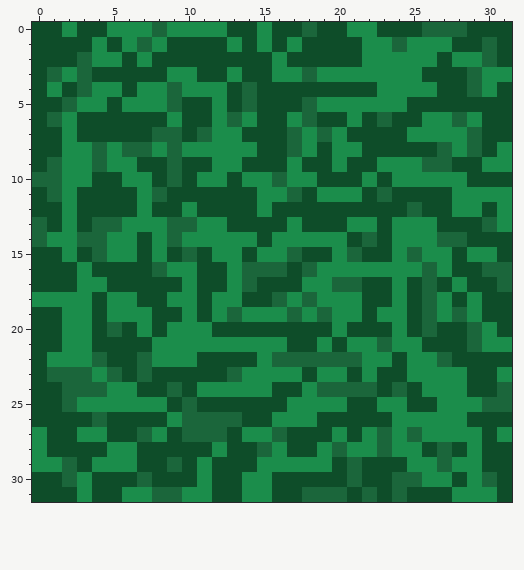
Two versions of one pixel-art sprite, Media/Textures/grass_01.png. This is how it looked before the edit.
The file is 32x32 pixels.
The same view after the edit:
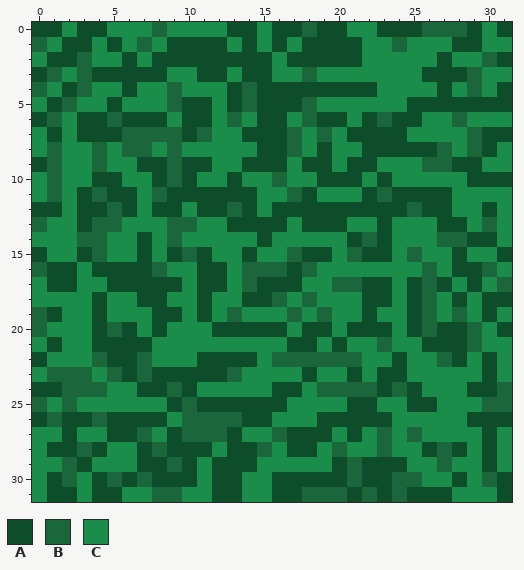
Palette (. is transparent): A #0e4d29  B #1b663b  C #1b8d4b
Diff:
y 0: x 30 A -> C
y 1: x 0..1 AA -> BC; x 30..31 BA -> CC
y 2: x 0 A -> C
y 4: x 0 A -> B; x 28 A -> C
y 5: x 0 A -> C
y 6: x 5 A -> B; x 30..31 AA -> CC
y 7: x 0 A -> C; x 6..7 AA -> BB
y 8: x 0..1 AA -> CB
y 10: x 0 B -> C
y 11: x 0 A -> C; x 4 A -> B
y 12: x 5 A -> B; x 13 A -> B
y 13: x 1 A -> C; x 29 A -> C
y 14: x 0 B -> C; x 31 A -> C
y 15: x 1 A -> C
y 16: x 0 A -> B; x 31 B -> C
y 17: x 0 A -> C; x 30 A -> C
y 19: x 0 A -> B; x 31 A -> C
y 20: x 0..1 AA -> BC; x 17 A -> C
y 21: x 0 A -> C
y 22: x 29 A -> C; x 31 A -> C
y 23: x 0 A -> C; x 29 A -> C
y 25: x 0..1 AA -> BC
y 26: x 1 A -> B
y 27: x 1 A -> C
y 28: x 3 A -> B; x 8 A -> B; x 31 A -> C
y 29: x 31 A -> C
y 30: x 0 A -> C; x 5 A -> B
y 31: x 0 A -> C
